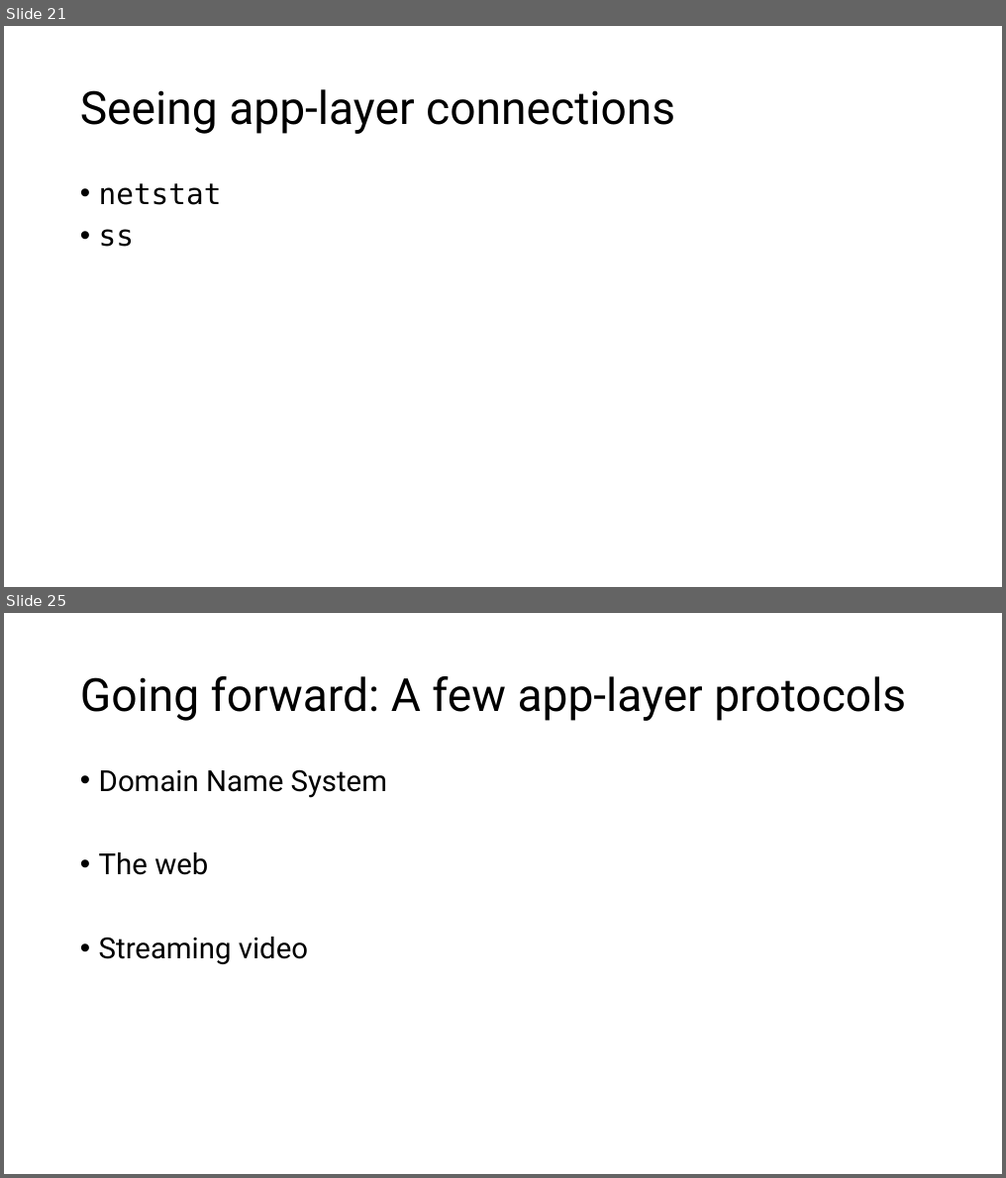
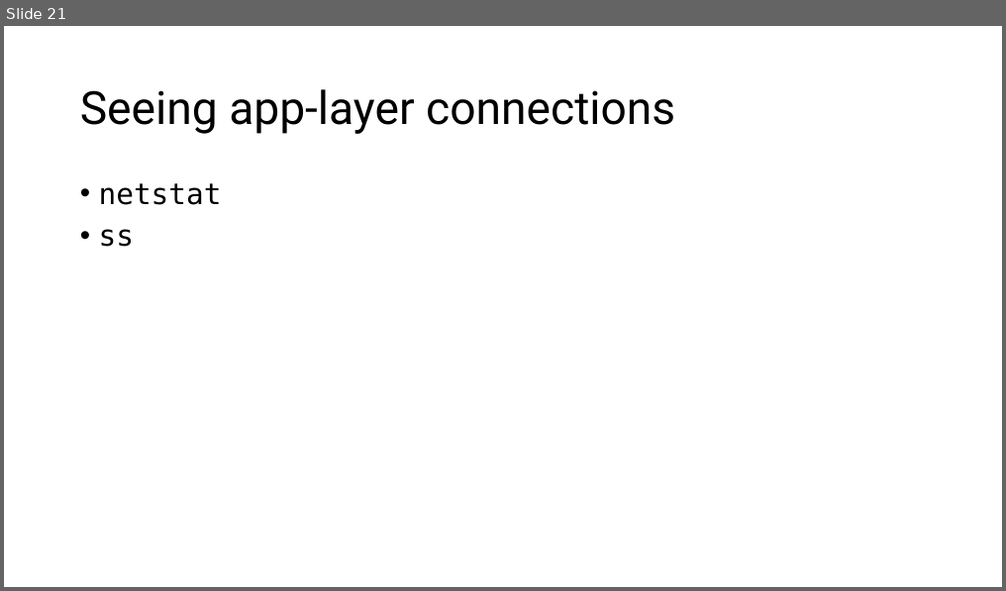
Before and after one commit to ngsrinivas/coursegen, a slide deck: ex/352-F24/staging/352-F24/lectures/03-measurement-app.pptx. Shown one above the other, each under a label of ours: slides 21 and 25 before the commit, slide 21 after it; the slides between them are not shown. The pictures are 1006x1178 and 1006x591 pixels, drawn with LibreOffice and Linux fonts; fonts in the diff are those of the drawing. Boxes give left, top, right and bottom in pixels: in the first picture for what was removed or moved away, otherwise in the second. Text is boxed around its words. In the diff, an @@ line names an element or a change of style, - is before the commit and + after.

```diff
--- a/ex/352-F24/staging/352-F24/lectures/03-measurement-app.pptx
+++ b/ex/352-F24/staging/352-F24/lectures/03-measurement-app.pptx
@@ slide 25 removed at (4, 613, 1002, 1174), background #FFFFFF @@
@@ title removed at (80, 676, 906, 721) @@
-Going forward: A few app-layer protocols
@@ text removed at (99, 769, 387, 964) @@
-• Domain Name System
-• The web
-• Streaming video
```
Also in this commit, not shown: 9 other slides removed, 4 other files.
